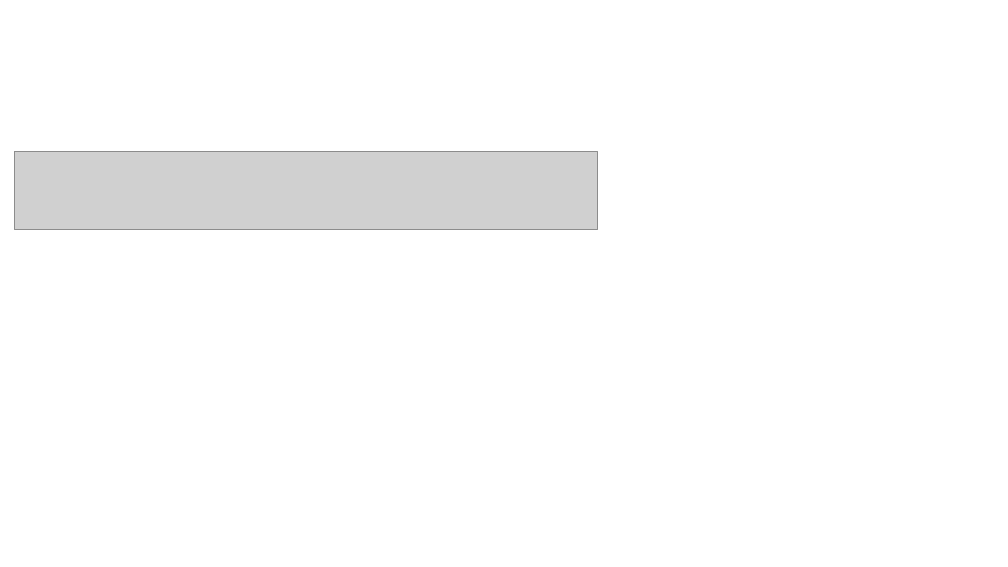
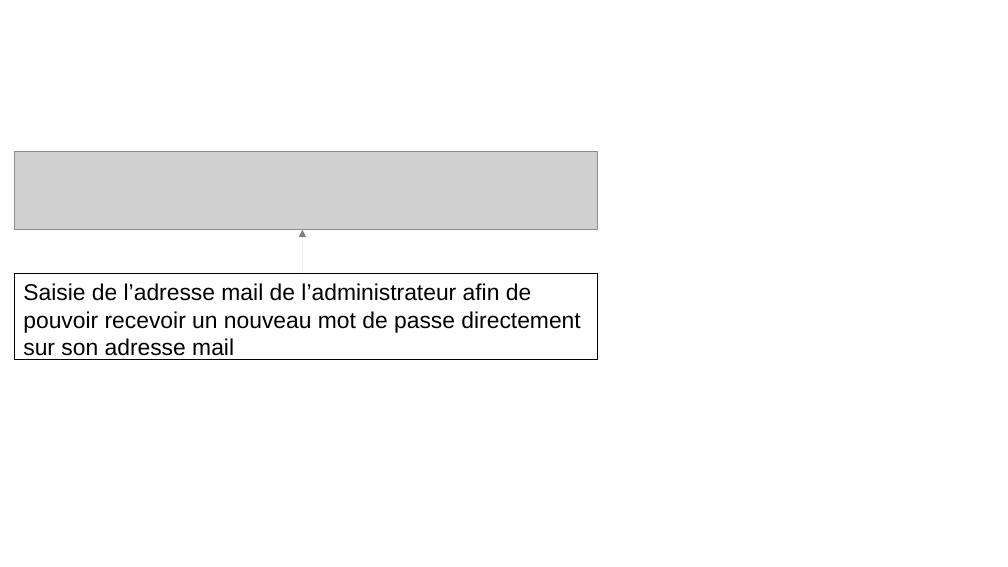
Before and after one commit to gambit13009/alaska, a slide deck: slide 6 of Support-Alaska.odp. Drawn at 1008x567 pixels with LibreOffice and Linux fonts; fonts in the diff are those of the drawing; grey boxes stand for pictures; background and template pictures are left out. Boxes give left, top, right and bottom in pixels: in the first picture for what was removed or moved away, otherwise in the second. Text is boxed around its words. In the diff, an @@ line names an element or a change of style, - is before the commit and + after.

```diff
--- a/Support-Alaska.odp
+++ b/Support-Alaska.odp
@@ arrow added from (303, 273) to (303, 230), #808080 0 pt @@
@@ rectangle added at [15,273,598,359], outline #000000 0 pt, 18 pt, text #000000 @@
+Saisie de l’adresse mail de l’administrateur afin de pouvoir recevoir un nouveau mot de passe directement sur son adresse mail
```
Also in this commit, not shown: 6 other slides changed, 4 slides added, 4 slides removed, 10 other files.
